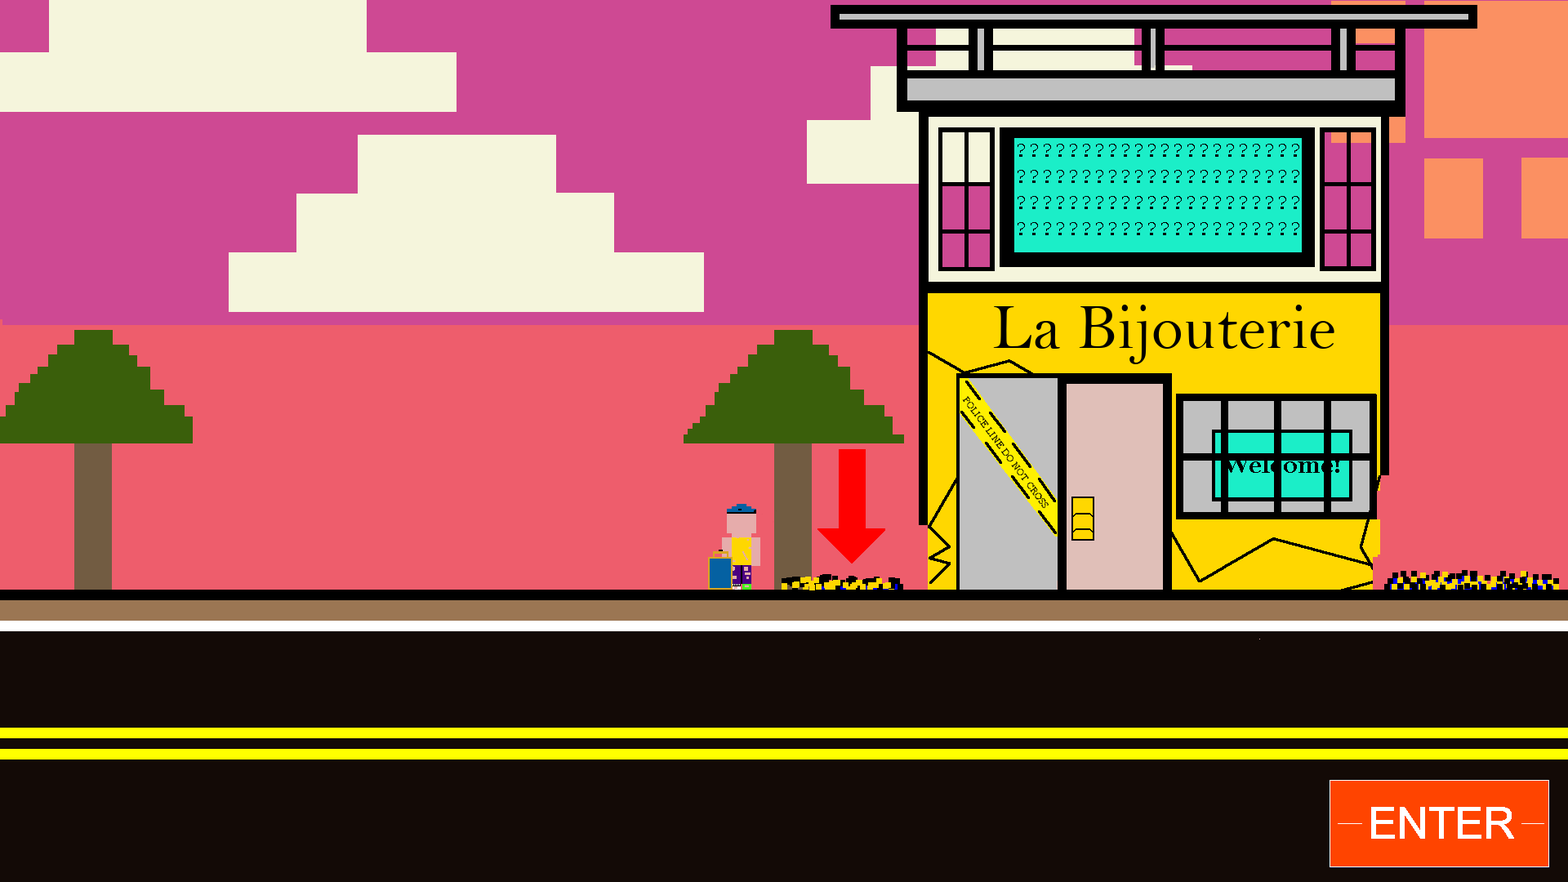
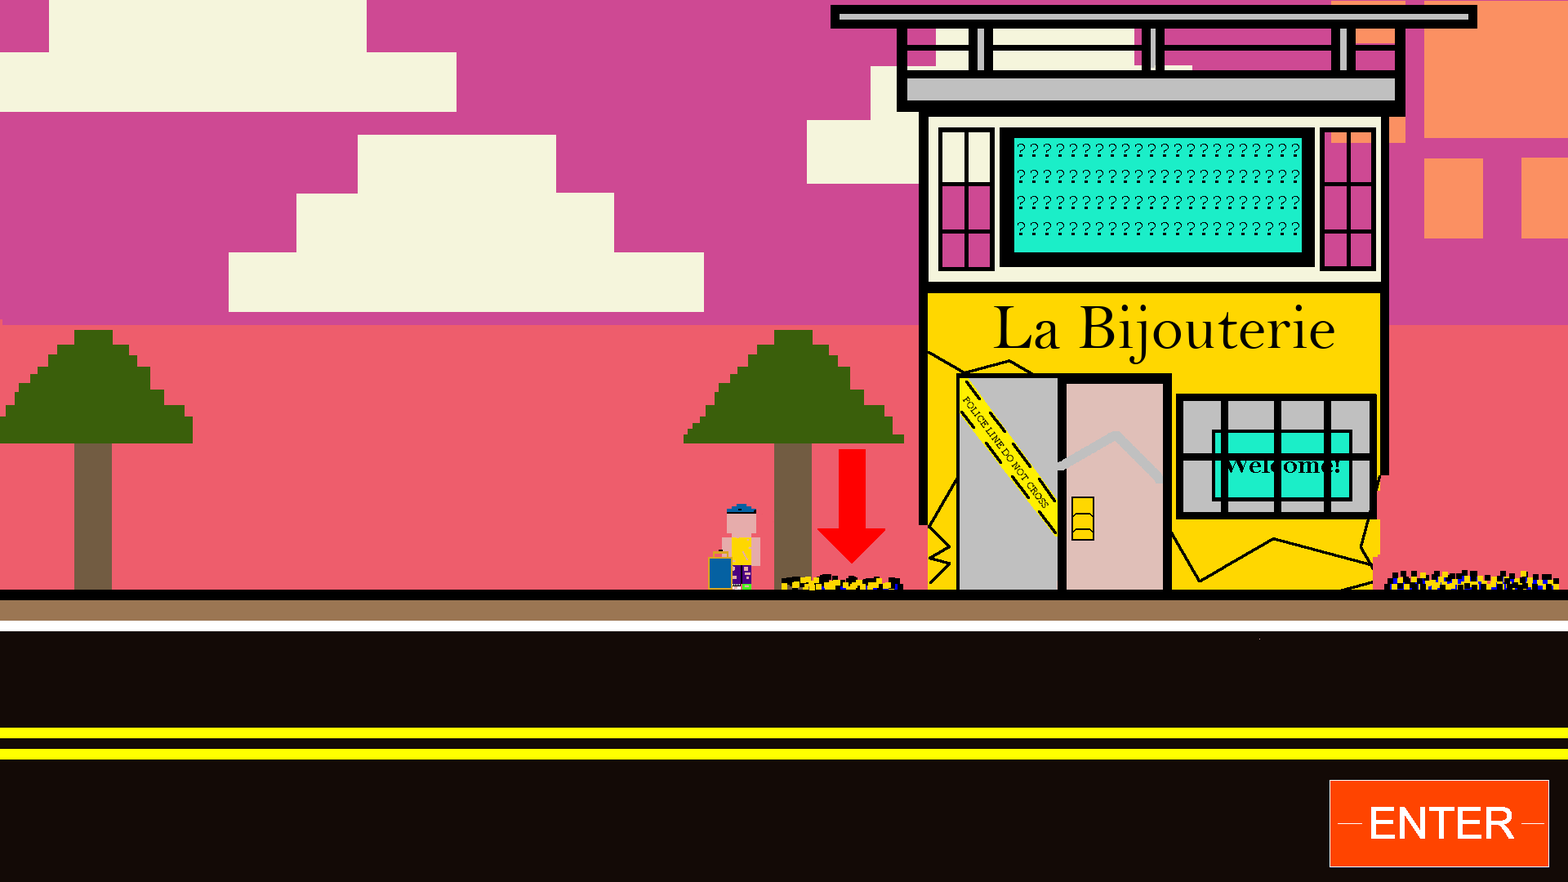
The second 1568px x 882px image is a revision of the first. Changes to its layers:
painted on "Background copy #7" over [1057, 431, 1163, 484]